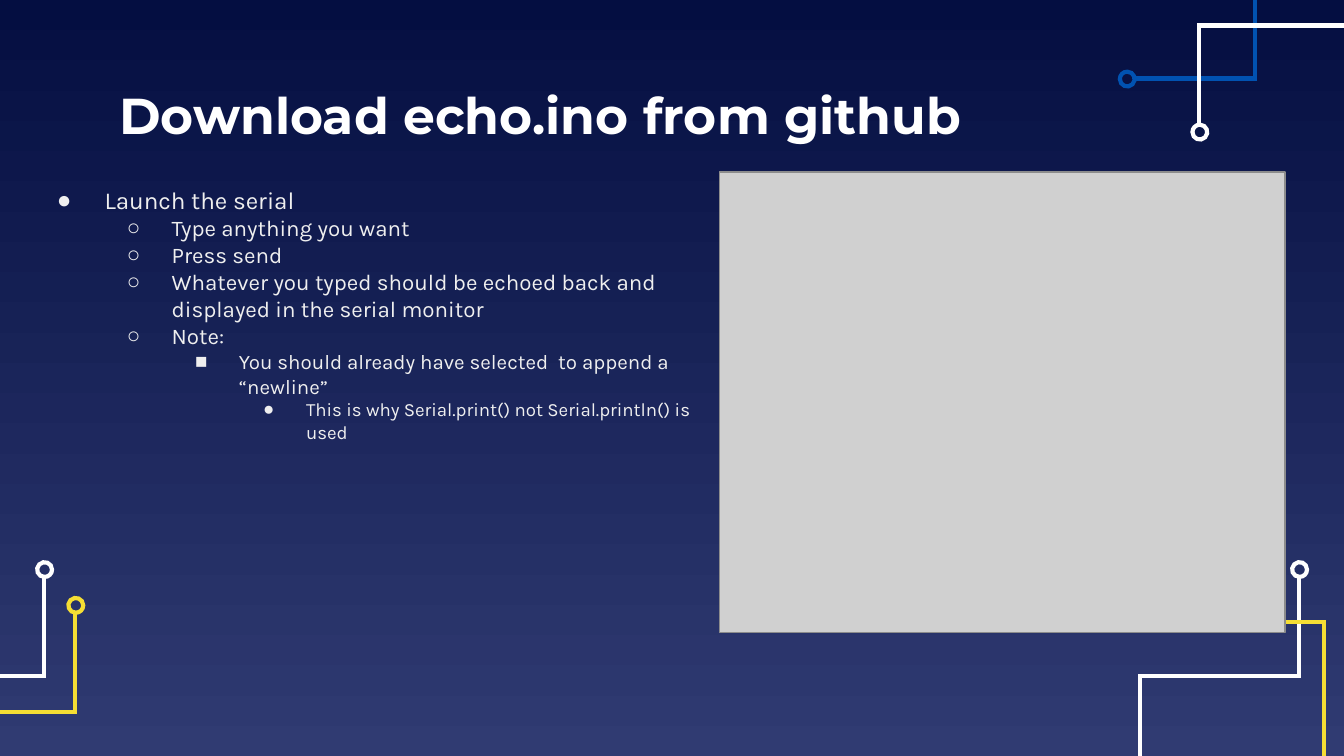
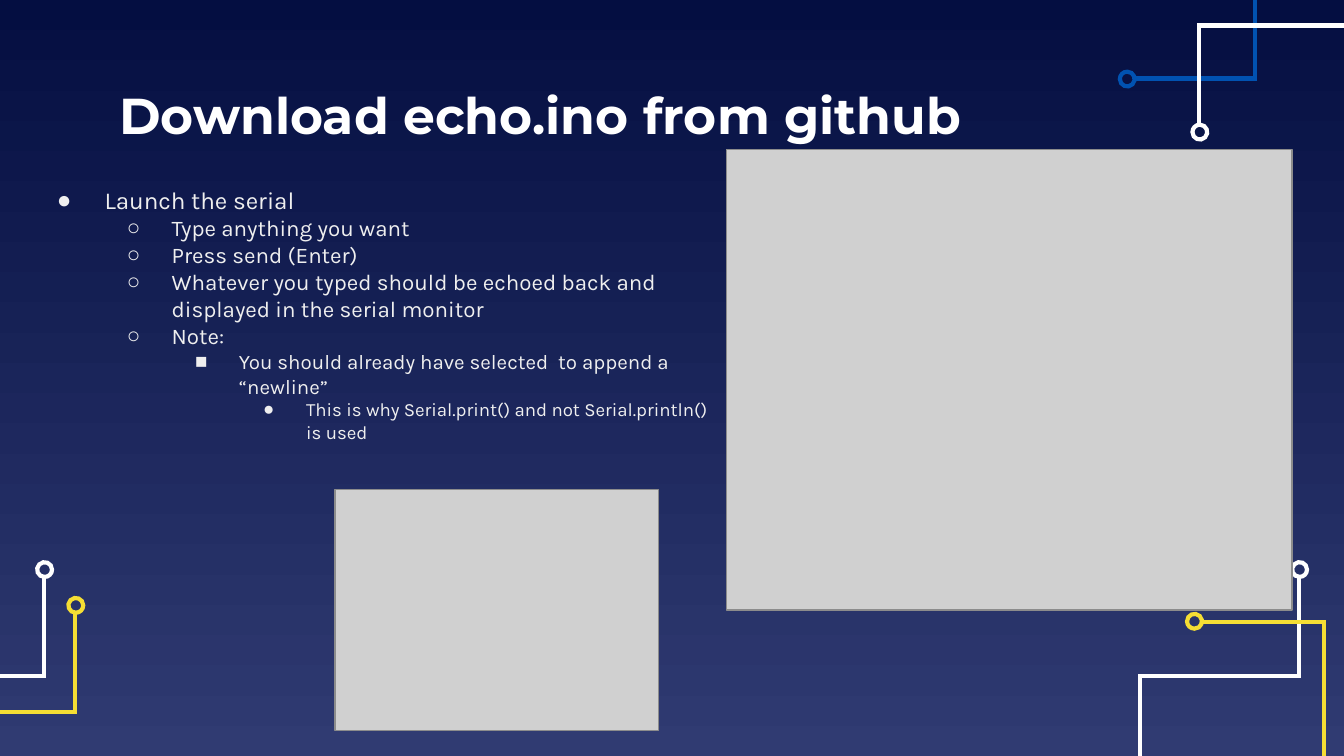
Before and after one commit to EELabMan/Arduino-4-Serial-Communications, a slide deck: slide 14 of Arduino Workshop 4 Serial Communication.pptx (slide 15 before the commit). Drawn at 1344x756 pixels with LibreOffice and Linux fonts; fonts in the diff are those of the drawing; grey boxes stand for pictures. Boxes give left, top, right and bottom in pixels: in the first picture for what was removed or moved away, otherwise in the second. Text is boxed around its words. In the diff, an @@ line names an element or a change of style, - is before the commit and + after.

```diff
--- a/Arduino Workshop 4 Serial Communication.pptx
+++ b/Arduino Workshop 4 Serial Communication.pptx
@@ picture: place and size @@
-picture at box(719, 172, 1285, 633)
+picture at box(727, 149, 1293, 610)
@@ text at box(172, 247, 358, 266): text changed @@
-  ○ Press send
+  ○ Press send (Enter)
@@ text at box(306, 402, 707, 440): text changed @@
-      ● This is why Serial.print() not Serial.println() is used
+      ● This is why Serial.print() and not Serial.println() is used
@@ picture added at box(335, 489, 659, 730) @@
@@ freeform shape added at box(1187, 612, 1204, 629), outline #F5DE34 2.25 pt @@
```
Also in this commit, not shown: 22 other slides changed, 1 slide added, 7 slides removed.
